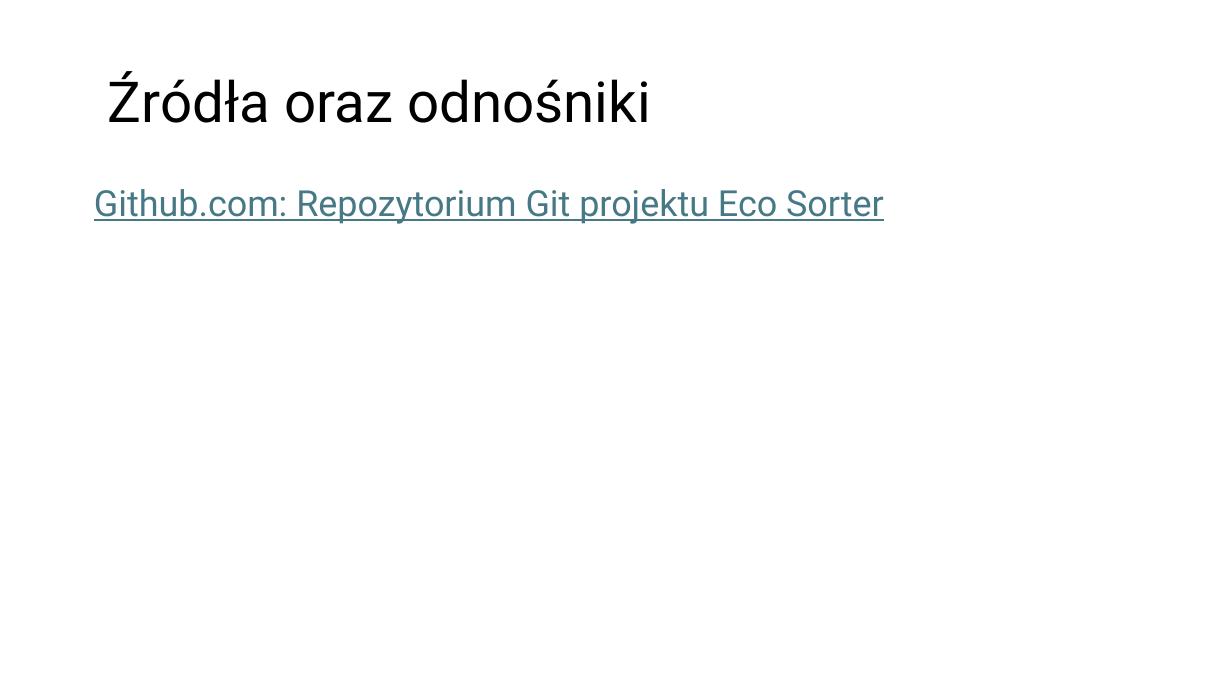
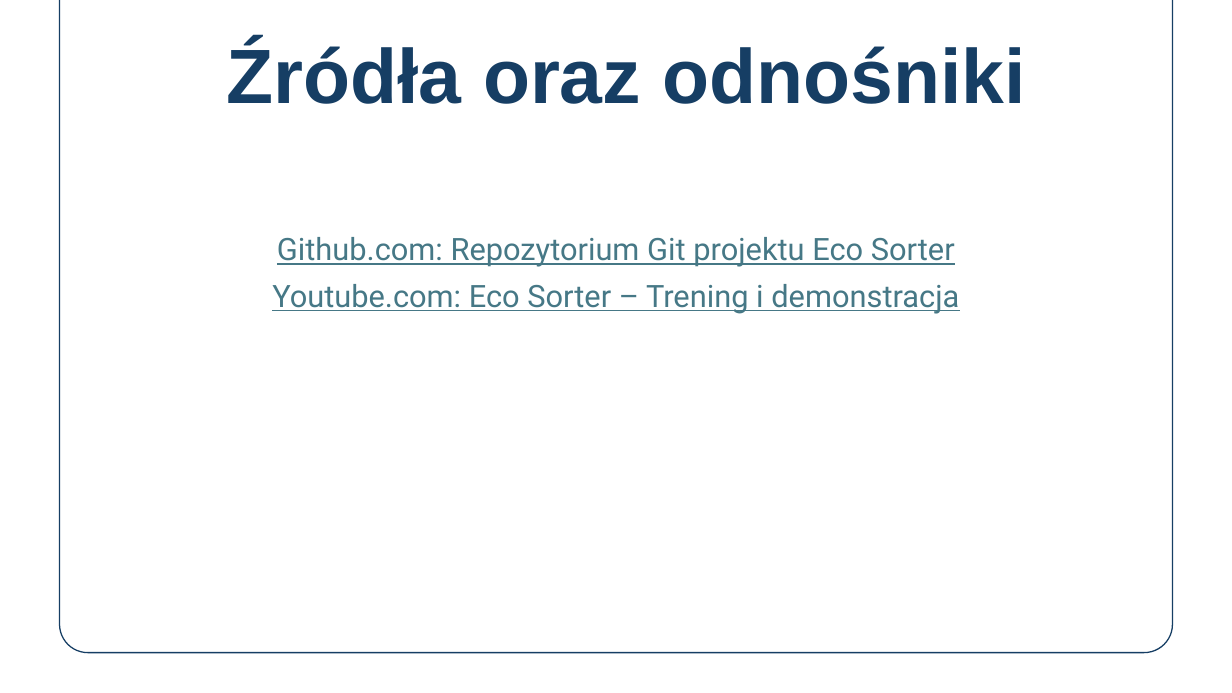
Before and after one commit to P0l15hC0w/Eco_Sorter, a slide deck: slide 10 of prezentacja/Prezentacja-Konkursowa-Eco-Sorter.pptx. Drawn at 1232x693 pixels with LibreOffice and Linux fonts; fonts in the diff are those of the drawing. Boxes give left, top, right and bottom in pixels: in the first picture for what was removed or moved away, otherwise in the second. Text is boxed around its words. In the diff, an @@ line names an element or a change of style, - is before the commit and + after.

```diff
--- a/prezentacja/Prezentacja-Konkursowa-Eco-Sorter.pptx
+++ b/prezentacja/Prezentacja-Konkursowa-Eco-Sorter.pptx
@@ rounded rectangle added at (59, 0, 1172, 653), outline #163E64 1 pt @@
@@ text "Źródła oraz odnośniki": place and size @@
-text "Źródła oraz odnośniki" at (108, 71, 651, 123)
+text "Źródła oraz odnośniki" at (227, 42, 1026, 104)
@@ text "Źródła oraz odnośniki" at (227, 42, 1026, 104): size 44 to 60 pt, font Roboto to Arial, text colour #000000 to #163E64, bold on; alignment left to centre; vertical alignment middle to bottom @@
@@ text "Github.com: Repozytorium Git projektu Eco ...": place and size @@
-text "Github.com: Repozytorium Git projektu Eco ..." at (94, 189, 884, 224)
+text "Github.com: Repozytorium Git projektu Eco ..." at (277, 237, 955, 267)
@@ text "Github.com: Repozytorium Git projektu Eco ..." at (277, 237, 955, 267): size 28 to 24 pt; alignment left to centre; line spacing 0.8 to 0.9 @@
@@ text added at (272, 284, 959, 314), 24 pt, text #467886, underline @@
+Youtube.com: Eco Sorter – Trening i demonstracja
```
Also in this commit, not shown: 9 other slides changed.
